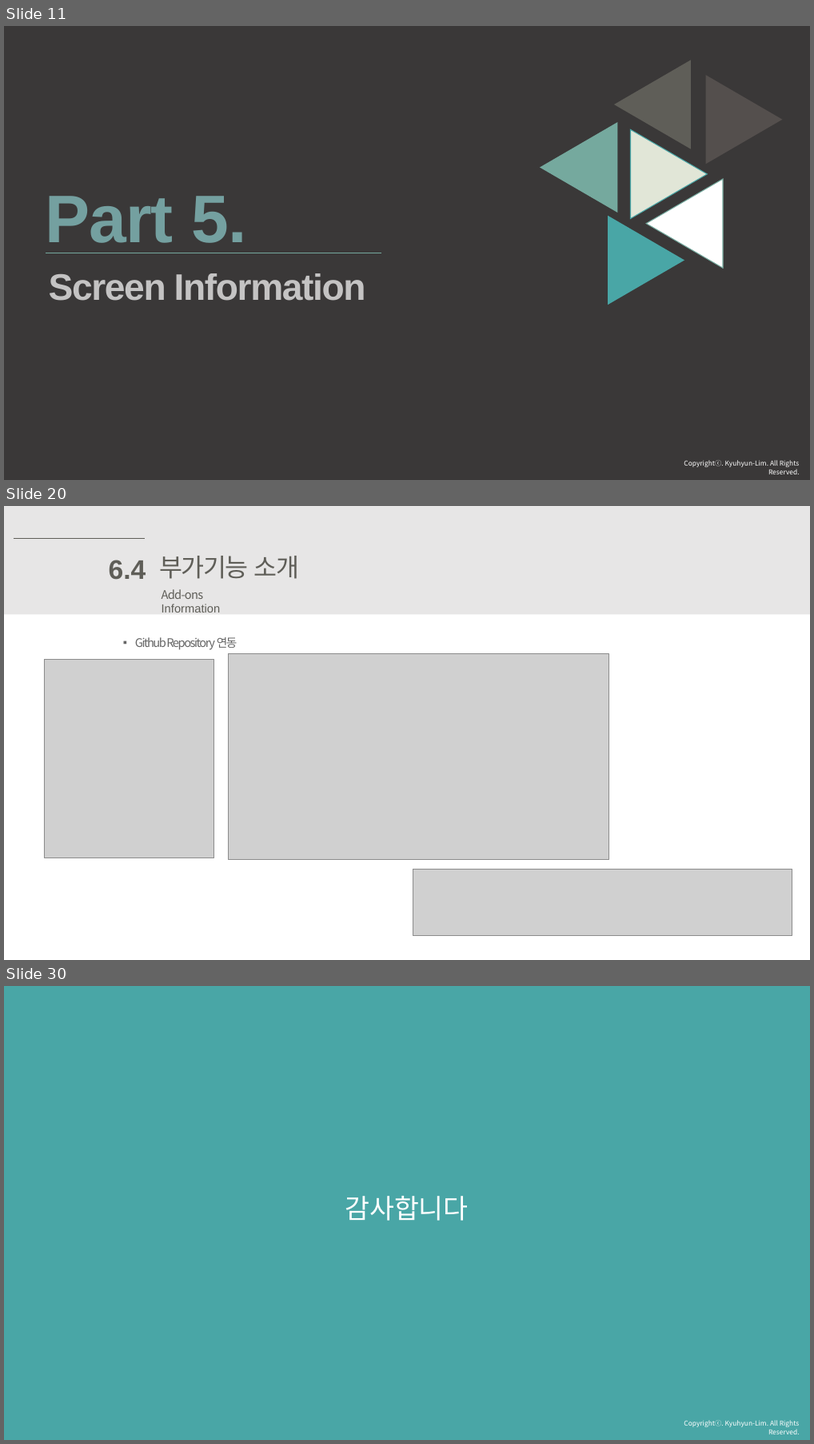
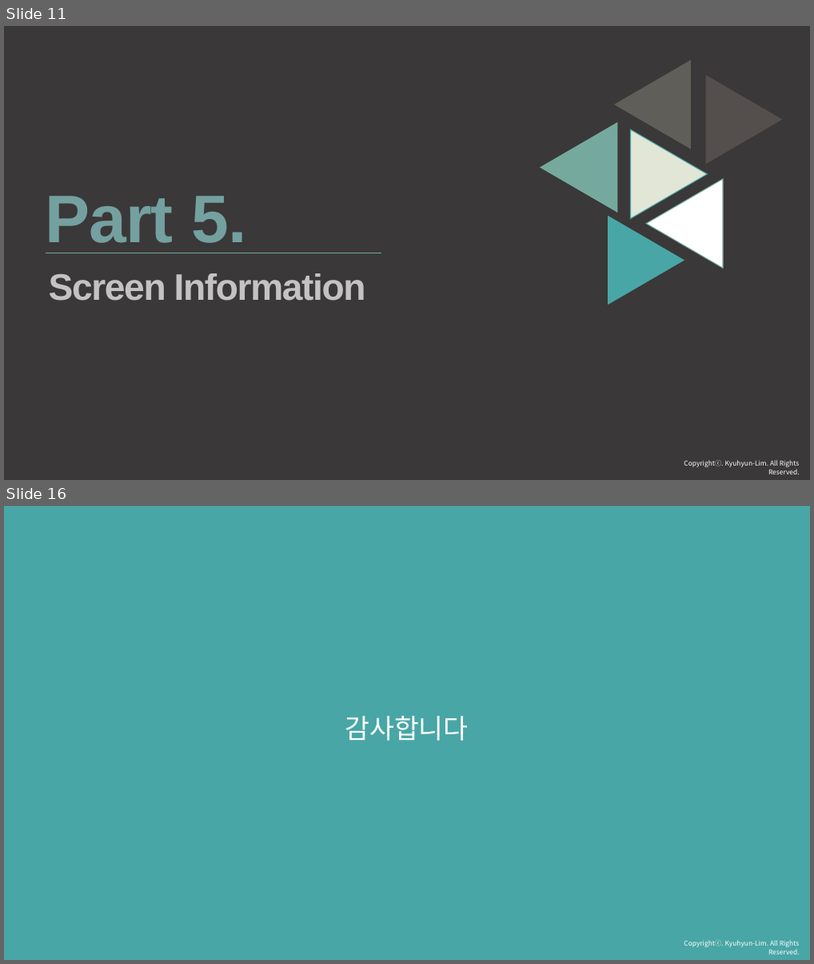
Before and after one commit to thlim008/Web_Project, a slide deck: selfportfolio-2018.pptx. Shown one above the other, each under a label of ours: slides 11, 20 and 30 before the commit, slides 11 and 16 after it; the slides between them are not shown. The pictures are 814x1444 and 814x964 pixels, drawn with LibreOffice and Linux fonts; fonts in the diff are those of the drawing; grey boxes stand for pictures. Boxes give left, top, right and bottom in pixels: in the first picture for what was removed or moved away, otherwise in the second. Text is boxed around its words. In the diff, an @@ line names an element or a change of style, - is before the commit and + after.

```diff
--- a/selfportfolio-2018.pptx
+++ b/selfportfolio-2018.pptx
@@ slide 20 removed at (4,506,810,960), background #FFFFFF @@
@@ rectangle removed at (4,506,810,614) @@
@@ line removed from (13, 539) to (145, 539) @@
@@ text removed at (109,560,146,580) @@
-6.4
@@ text removed at (160,556,299,579) @@
-부가기능 소개
@@ text removed at (162,589,221,612) @@
-Add-ons Information
@@ text removed at (135,637,238,650) @@
-▪ Github Repository 연동
@@ picture removed at (44,659,214,857) @@
@@ picture removed at (229,653,609,860) @@
@@ picture removed at (413,869,792,935) @@
@@ what was slide 30 is now slide 16 @@
```
Also in this commit, not shown: 8 slides changed, 13 other slides removed.
